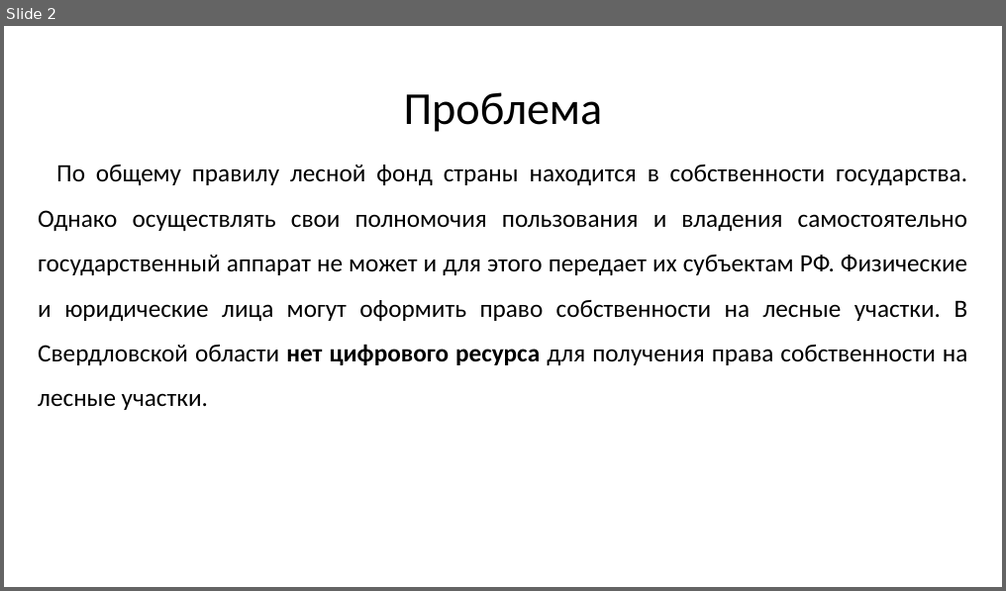
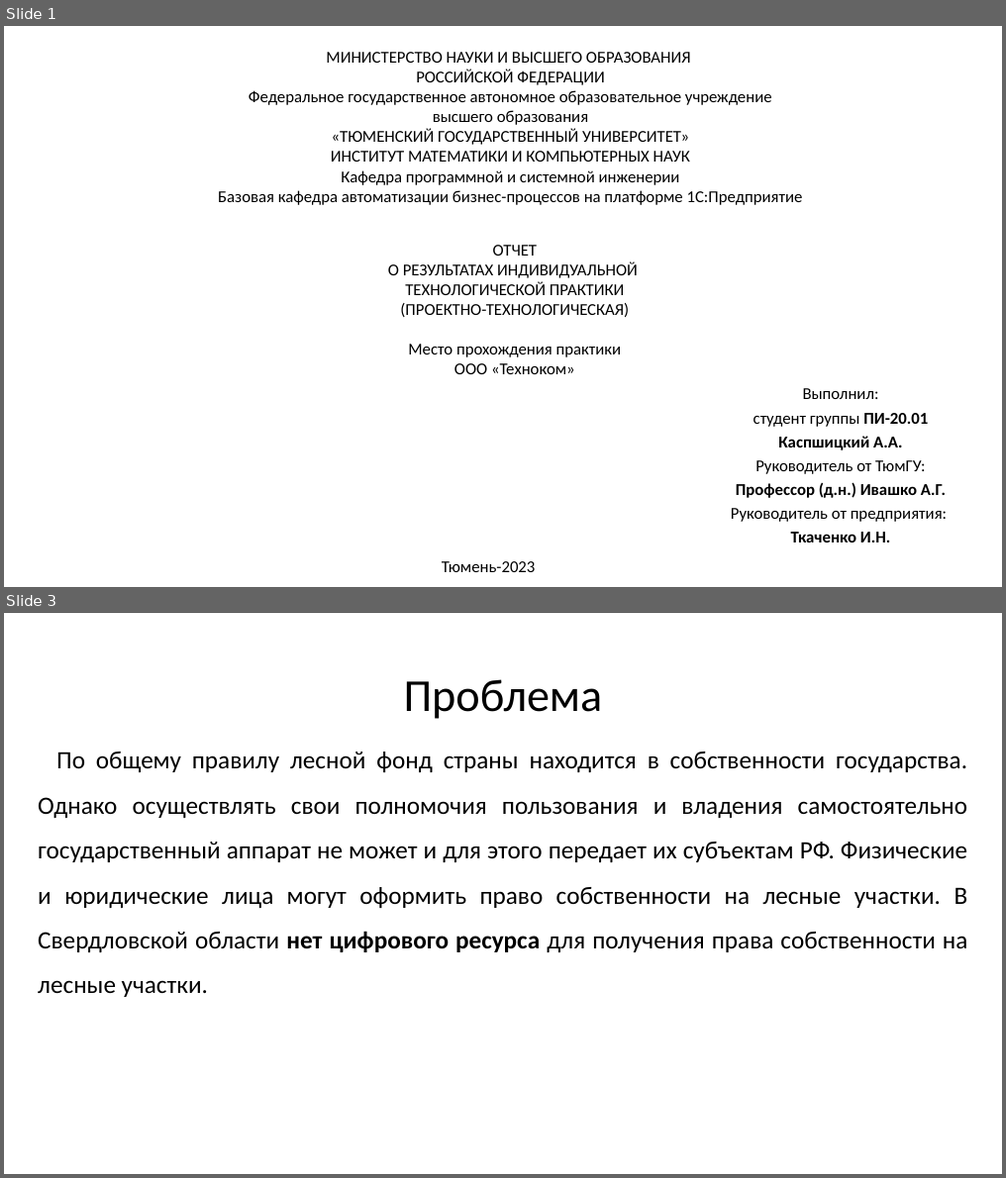
Before and after one commit to mcdodik20008/docs, a slide deck: Презентация.pptx. Shown one above the other, each under a label of ours: slide 2 before the commit, slides 1 and 3 after it; the slides between them are not shown. The pictures are 1006x591 and 1006x1178 pixels, drawn with LibreOffice and Linux fonts; fonts in the diff are those of the drawing. Boxes give left, top, right and bottom in pixels: in the first picture for what was removed or moved away, otherwise in the second. Text is boxed around its words. In the diff, an @@ line names an element or a change of style, - is before the commit and + after.

```diff
--- a/Презентация.pptx
+++ b/Презентация.pptx
@@ slide 1 added at box(4, 26, 1002, 587), background #FFFFFF @@
@@ text added at box(218, 52, 803, 205), 16 pt, text #303030 @@
+МИНИСТЕРСТВО НАУКИ И ВЫСШЕГО ОБРАЗОВАНИЯ
+РОССИЙСКОЙ ФЕДЕРАЦИИ
+Федеральное государственное автономное образовательное учреждение
+высшего образования
+«ТЮМЕНСКИЙ ГОСУДАРСТВЕННЫЙ УНИВЕРСИТЕТ»
+ИНСТИТУТ МАТЕМАТИКИ И КОМПЬЮТЕРНЫХ НАУК
+Кафедра программной и системной инженерии
+Базовая кафедра автоматизации бизнес-процессов на платформе 1С:Предприятие
@@ text added at box(388, 245, 638, 374), 16 pt, text #303030 @@
+ОТЧЕТ
+О РЕЗУЛЬТАТАХ ИНДИВИДУАЛЬНОЙ
+ТЕХНОЛОГИЧЕСКОЙ ПРАКТИКИ
+(ПРОЕКТНО-ТЕХНОЛОГИЧЕСКАЯ)
+Место прохождения практики
+ООО «Техноком»
@@ subtitle added at box(731, 388, 946, 543), 16 pt, text #303030 @@
+Выполнил:
+студент группы ПИ-20.01
+Каспшицкий А.А.
+Руководитель от ТюмГУ:
+Профессор (д.н.) Ивашко А.Г.
+Руководитель от предприятия:
+Ткаченко И.Н.
@@ text added at box(442, 562, 536, 572), 16 pt, text #303030 @@
+Тюмень-2023
@@ what was slide 2 is now slide 3 @@
```
Also in this commit, not shown: 4 slides changed, 3 other slides added, 2 slides removed, 2 other files.
